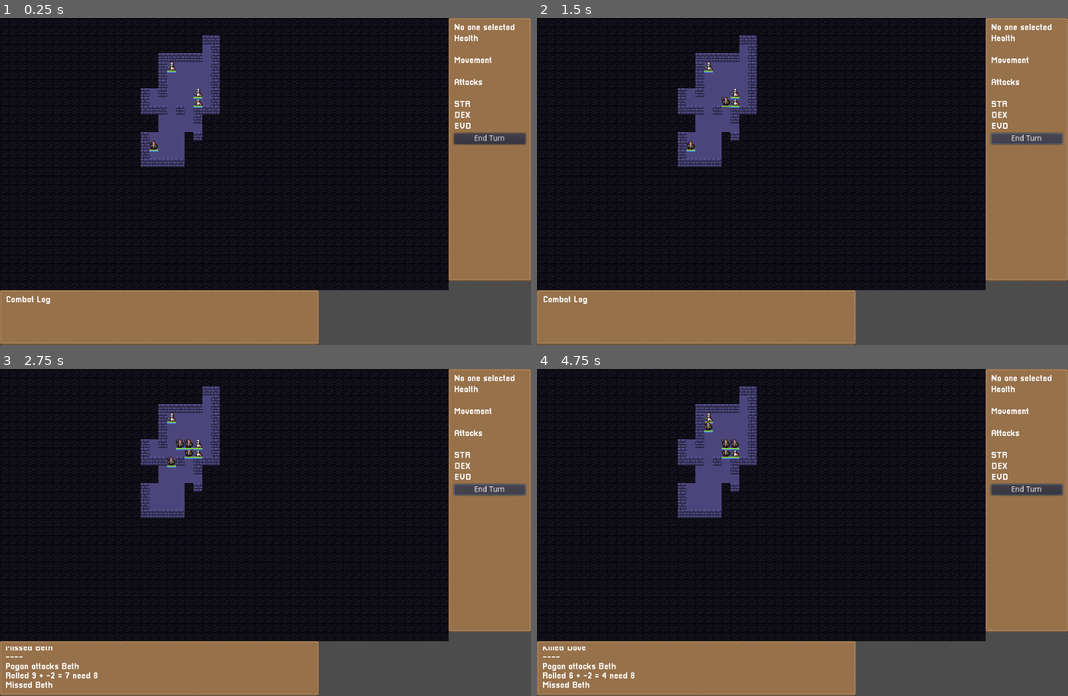
Above: before the commit, frames 1-4 (two rows, left to right).
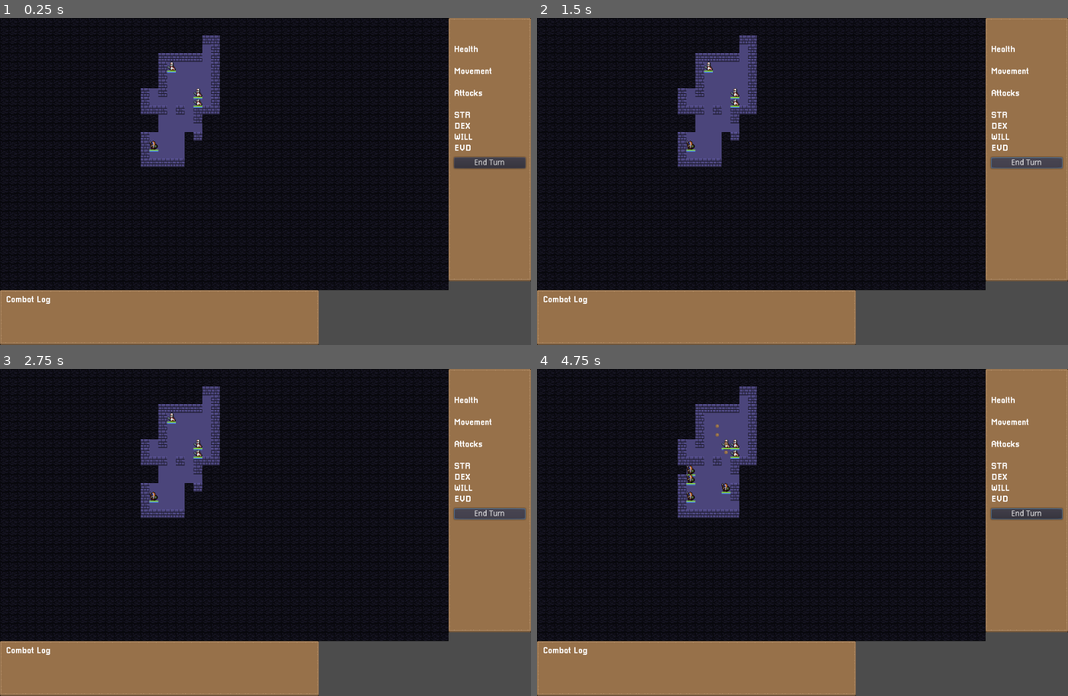
Above: after the commit, the same moments.

Repository: dyerw/ad-infernum
Game: Godot game, scene res://Game.tscn
Same seed, same stepped clock (60 frames per second), same inputs: the game is played once before the commit and once after it.
Inputs (mouse positions are in pixels of both pictures, inside the frame that each line leads up to):
- Up to frame 1 (0.25 s): no input
- Up to frame 2 (1.5 s): click "End Turn" at 0.5 s; click "End Turn" at 1.25 s
- Up to frame 3 (2.75 s): click "End Turn" at 2 s
- Up to frame 4 (4.75 s): tap Enter at 2.75, 4.25 s; move the mouse to (733, 454) at 2.77 s; click (733, 454) at 2.92 s; tap Space at 3.5 s; move the mouse to (706, 418) at 3.52 s; click (706, 418) at 3.67 s; move the mouse to (728, 454) at 4.27 s; click (728, 454) at 4.42 s

The runs differ from the first frame. In frame 1, 1.7% of the frame differs, in the area x 85-100%, y 1-47%; in frame 2, 1.7%; in frame 3, 2.4%; in frame 4, 2.9%, in the area x 1-100%, y 1-98%.
Error after the commit: Parse Error: Parse error: Spaces used before tabs on a line (res://scenes/UnitDisplay.gd:35)

Commit message:
Crusaders can use ability

Diff:
--- a/Game.gd
+++ b/Game.gd
@@ -224,6 +224,9 @@
 	units.selected_unit = null
 	unit_display.clear_entity_details()
 
+func _update_unit_display(unit):
+	unit_display.show_entity_details(unit)
+
 func _select_entity(node):
 	units.selected_unit = node
 	unit_display.show_entity_details(node)
--- a/scenes/Entity.gd
+++ b/scenes/Entity.gd
@@ -2,6 +2,7 @@
 
 # Signals
 signal entity_moved
+signal update_ui
 
 # Audio
 var move_audio
@@ -23,11 +24,15 @@
 var current_health setget _set_current_health
 var current_attack_points
 
+var statuses = []
+var abilities = []
+
 # Stats
 var max_movement_points = 5
 var max_health = 10
 var max_attack_points = 1
 var dexterity = 5
+var willpower = 3
 var evade = 5
 var strength = 3
 var max_damage = 6
@@ -40,7 +45,10 @@
 
 func _set_current_movement_points(n):
 	if movement_bar_sprite:
-		movement_bar_sprite.scale = Vector2(float(n) / float(max_movement_points) ,1)
+		if max_movement_points == 0:
+			movement_bar_sprite.scale = Vector2(0, 1)
+		else:
+			movement_bar_sprite.scale = Vector2(float(n) / float(max_movement_points) ,1)
 	current_movement_points = n
 
 func _set_current_health(n):
@@ -136,8 +144,15 @@
 
 func end_turn(pathing_delegate):
 	yield(get_tree(), "idle_frame")
+	for status in statuses:
+		status.end_turn()
+	for ability in abilities:
+		ability.end_turn()
 	self.current_movement_points = max_movement_points
 	self.current_attack_points = max_attack_points
+
+func ability_used(ability):
+	emit_signal("update_ui")
 
 func _ready():
 	# Audio
@@ -154,4 +169,8 @@
 	self.current_health = max_health
 	self.current_movement_points = max_movement_points
 	current_attack_points = max_attack_points
+
+	for ability in abilities:
+		ability.connect("ability_used", self, "ability_used", [ability])
+
 	_move_without_sound(grid_pos, get_parent())
--- a/scenes/UnitDisplay.gd
+++ b/scenes/UnitDisplay.gd
@@ -1,5 +1,6 @@
 extends Control
 
+var statuses_label
 var movement_points_label
 var name_label
 var health_points_label
@@ -7,11 +8,18 @@
 var attack_points_label
 var str_points_label
 var evd_points_label
+var will_points_label
+
+var ability_button_container
 
 const BAR_MAX_WIDTH = 60
 const BAR_HEIGHT = 10
 
+func foo():
+	print("foo")
+
 func clear_entity_details():
+	remove_unit_ability_buttons()
 	name_label.text = "No one selected"
 	movement_points_label.text = ""
 	health_points_label.text = ""
@@ -19,12 +27,35 @@
 	attack_points_label.text = ""
 	str_points_label.text = ""
 	evd_points_label.text = ""
+	will_points_label.text = ""
+	statuses_label.text = ""
+
+func remove_unit_ability_buttons():
+	for i in range(0, ability_button_container.get_child_count()):
+    	ability_button_container.get_child(i).queue_free()
+
+func render_unit_ability_buttons(unit):
+	for ability in unit.abilities:
+		var ability_button = Button.new()
+		ability_button.text = ability.display_name + " " + String(ability.current_cooldown)
+		ability_button.connect("pressed", ability, "use", [null])
+		ability_button_container.add_child(ability_button)
 
 func show_entity_details(entity):
 	name_label.text = entity.display_name
+
+	remove_unit_ability_buttons()
+	render_unit_ability_buttons(entity)
+
+	var statuses_string = ""
+	for status in entity.statuses:
+		statuses_string += (status.display_name + " " + String(status.duration_left) + ", ")
+	statuses_label.text = statuses_string
+
 	dex_points_label.text = String(entity.dexterity)
 	str_points_label.text = String(entity.strength)
 	evd_points_label.text = String(entity.evade)
+	will_points_label.text = String(entity.willpower)
 	health_points_label.text = String(entity.current_health) + "/" + String(entity.max_health)
 	movement_points_label.text = String(entity.current_movement_points) + "/" + String(entity.max_movement_points)
 	attack_points_label.text = String(entity.current_attack_points) + "/" + String(entity.max_attack_points)
@@ -38,6 +69,9 @@
 	attack_points_label = get_node("UnitDisplayContainer/AttackPointsLabel")
 	evd_points_label = get_node("UnitDisplayContainer/EvdContainer/EvdPointsLabel")
 	str_points_label = get_node("UnitDisplayContainer/StrContainer/StrPointsLabel")
+	will_points_label = get_node("UnitDisplayContainer/WillContainer/WillPointsLabel")
+	statuses_label = get_node("UnitDisplayContainer/StatusesLabel")
+	ability_button_container = get_node("UnitDisplayContainer/AbilityButtonContainer")
 
 	name_label.text = "No one selected"
 
--- a/scenes/UnitDisplay.tscn
+++ b/scenes/UnitDisplay.tscn
@@ -5,7 +5,6 @@
 [ext_resource path="res://fonts/Pixellari.tres" type="DynamicFont" id=3]
 
 [node name="UnitDisplay" type="Control"]
-editor/display_folded = true
 anchor_right = 1.0
 anchor_bottom = 1.0
 margin_right = -874.0
@@ -28,49 +27,56 @@
 margin_bottom = 16.0
 custom_fonts/font = ExtResource( 3 )
 
-[node name="HealthTextLabel" type="Label" parent="UnitDisplayContainer"]
+[node name="StatusesLabel" type="Label" parent="UnitDisplayContainer"]
 margin_top = 20.0
 margin_right = 130.0
 margin_bottom = 36.0
 custom_fonts/font = ExtResource( 3 )
-text = "Health"
 
-[node name="HealthPointsLabel" type="Label" parent="UnitDisplayContainer"]
+[node name="HealthTextLabel" type="Label" parent="UnitDisplayContainer"]
 margin_top = 40.0
 margin_right = 130.0
 margin_bottom = 56.0
 custom_fonts/font = ExtResource( 3 )
+text = "Health"
 
-[node name="MovementTextLabel" type="Label" parent="UnitDisplayContainer"]
+[node name="HealthPointsLabel" type="Label" parent="UnitDisplayContainer"]
 margin_top = 60.0
 margin_right = 130.0
 margin_bottom = 76.0
 custom_fonts/font = ExtResource( 3 )
-text = "Movement"
 
-[node name="MovementPointsLabel" type="Label" parent="UnitDisplayContainer"]
+[node name="MovementTextLabel" type="Label" parent="UnitDisplayContainer"]
 margin_top = 80.0
 margin_right = 130.0
 margin_bottom = 96.0
 custom_fonts/font = ExtResource( 3 )
+text = "Movement"
 
-[node name="AttackTextLabel" type="Label" parent="UnitDisplayContainer"]
+[node name="MovementPointsLabel" type="Label" parent="UnitDisplayContainer"]
 margin_top = 100.0
 margin_right = 130.0
 margin_bottom = 116.0
 custom_fonts/font = ExtResource( 3 )
-text = "Attacks"
 
-[node name="AttackPointsLabel" type="Label" parent="UnitDisplayContainer"]
+[node name="AttackTextLabel" type="Label" parent="UnitDisplayContainer"]
 margin_top = 120.0
 margin_right = 130.0
 margin_bottom = 136.0
 custom_fonts/font = ExtResource( 3 )
+text = "Attacks"
 
-[node name="StrContainer" type="HBoxContainer" parent="UnitDisplayContainer"]
+[node name="AttackPointsLabel" type="Label" parent="UnitDisplayContainer"]
 margin_top = 140.0
 margin_right = 130.0
 margin_bottom = 156.0
+custom_fonts/font = ExtResource( 3 )
+
+[node name="StrContainer" type="HBoxContainer" parent="UnitDisplayContainer"]
+editor/display_folded = true
+margin_top = 160.0
+margin_right = 130.0
+margin_bottom = 176.0
 
 [node name="StrTextLabel" type="Label" parent="UnitDisplayContainer/StrContainer"]
 margin_right = 30.0
@@ -85,9 +91,10 @@
 custom_fonts/font = ExtResource( 3 )
 
 [node name="DexContainer" type="HBoxContainer" parent="UnitDisplayContainer"]
-margin_top = 160.0
+editor/display_folded = true
+margin_top = 180.0
 margin_right = 130.0
-margin_bottom = 176.0
+margin_bottom = 196.0
 
 [node name="DexTextLabel" type="Label" parent="UnitDisplayContainer/DexContainer"]
 margin_right = 30.0
@@ -102,10 +109,29 @@
 custom_fonts/font = ExtResource( 3 )
 align = 2
 
+[node name="WillContainer" type="HBoxContainer" parent="UnitDisplayContainer"]
+editor/display_folded = true
+margin_top = 200.0
+margin_right = 130.0
+margin_bottom = 216.0
+
+[node name="WillTextLabel" type="Label" parent="UnitDisplayContainer/WillContainer"]
+margin_right = 34.0
+margin_bottom = 16.0
+custom_fonts/font = ExtResource( 3 )
+text = "WILL"
+
+[node name="WillPointsLabel" type="Label" parent="UnitDisplayContainer/WillContainer"]
+margin_left = 38.0
+margin_right = 38.0
+margin_bottom = 16.0
+custom_fonts/font = ExtResource( 3 )
+
 [node name="EvdContainer" type="HBoxContainer" parent="UnitDisplayContainer"]
-margin_top = 180.0
+editor/display_folded = true
+margin_top = 220.0
 margin_right = 130.0
-margin_bottom = 196.0
+margin_bottom = 236.0
 
 [node name="EvdTextLabel" type="Label" parent="UnitDisplayContainer/EvdContainer"]
 margin_right = 31.0
@@ -119,10 +145,15 @@
 margin_bottom = 16.0
 custom_fonts/font = ExtResource( 3 )
 
+[node name="AbilityButtonContainer" type="VBoxContainer" parent="UnitDisplayContainer"]
+margin_top = 240.0
+margin_right = 130.0
+margin_bottom = 240.0
+
 [node name="EndTurnButton" type="Button" parent="UnitDisplayContainer"]
-margin_top = 200.0
+margin_top = 244.0
 margin_right = 130.0
-margin_bottom = 220.0
+margin_bottom = 264.0
 text = "End Turn"
 
 [connection signal="pressed" from="UnitDisplayContainer/EndTurnButton" to="." method="_on_EndTurnButton_pressed"]
--- /dev/null
+++ b/scenes/classes/Crusader.gd
@@ -0,0 +1,8 @@
+extends "res://scenes/Entity.gd"
+
+var ReligiousFervor = load("res://scripts/abilities/ReligiousFervor.gd")
+
+func _ready():
+	var religious_fervor = ReligiousFervor.new(self)
+	abilities.push_back(religious_fervor)
+	._ready()
--- /dev/null
+++ b/scenes/classes/Crusader.tscn
@@ -0,0 +1,7 @@
+[gd_scene load_steps=3 format=2]
+
+[ext_resource path="res://scenes/Entity.tscn" type="PackedScene" id=1]
+[ext_resource path="res://scenes/classes/Crusader.gd" type="Script" id=2]
+
+[node name="Entity" instance=ExtResource( 1 )]
+script = ExtResource( 2 )
--- a/scripts/Units.gd
+++ b/scripts/Units.gd
@@ -1,8 +1,10 @@
 extends Node
 
 var Entity = preload("res://scenes/Entity.tscn")
+var Crusader = preload("res://scenes/classes/Crusader.tscn")
 var EnemyEntity = preload("res://scenes/EnemyEntity.tscn")
 const Rand = preload("res://utils/Rand.gd")
+const StatusHelper = preload("res://scripts/status/StatusHelper.gd")
 
 var units = []
 var selected_unit
@@ -69,9 +71,10 @@
 		positions.remove(positions.find(p))
 
 func _add_player_unit(x, y, name):
-	var e = Entity.instance()
+	var e = Crusader.instance()
 	e.init(x, y, name)
 	_game.add_child(e)
+	e.connect("update_ui", _game, "_update_unit_display", [e])
 	units.push_back(e)
 	return e
 
--- /dev/null
+++ b/scripts/abilities/BaseAbility.gd
@@ -0,0 +1,19 @@
+var base_cooldown
+var current_cooldown
+var user_unit
+
+signal ability_used
+
+var display_name = "Base Ability"
+
+func _init(_user_unit):
+	user_unit = _user_unit
+	current_cooldown = 0
+
+func use(target):
+	current_cooldown = base_cooldown - user_unit.willpower
+	emit_signal("ability_used")
+
+func end_turn():
+	if current_cooldown > 0:
+		current_cooldown -= 1
--- /dev/null
+++ b/scripts/abilities/ReligiousFervor.gd
@@ -0,0 +1,11 @@
+extends "res://scripts/abilities/BaseAbility.gd"
+const StatusHelper = preload("res://scripts/status/StatusHelper.gd")
+
+func _init(_user_unit).(_user_unit):
+	display_name = "Religious Fervor"
+	base_cooldown = 10
+
+func use(target):
+	if current_cooldown == 0:
+		StatusHelper.fervent(user_unit, 3)
+		.use(target)
--- /dev/null
+++ b/scripts/status/BaseStatus.gd
@@ -0,0 +1,20 @@
+var duration
+var duration_left
+var unit
+var display_name
+
+func init(_duration):
+	duration = _duration
+	duration_left = _duration
+
+func end_turn():
+	self.duration_left -= 1
+	if self.duration_left == 0:
+		self.unapply()
+
+func apply(_unit):
+	unit = _unit
+	unit.statuses.push_back(self)
+
+func unapply():
+	unit.statuses.remove(unit.statuses.find(self))
--- /dev/null
+++ b/scripts/status/Fervent.gd
@@ -0,0 +1,12 @@
+extends "res://scripts/status/BaseStatus.gd"
+
+func _init():
+	self.display_name = "Fervent"
+
+func apply(_unit):
+	_unit.strength += 5
+	.apply(_unit)
+
+func unapply():
+	unit.strength -= 5
+	.unapply()
--- /dev/null
+++ b/scripts/status/StatusHelper.gd
@@ -0,0 +1,12 @@
+const Stunned = preload("res://scripts/status/Stunned.gd")
+const Fervent = preload("res://scripts/status/Fervent.gd")
+
+static func stun(unit, duration):
+	var stunned = Stunned.new()
+	stunned.init(duration)
+	stunned.apply(unit)
+
+static func fervent(unit, duration):
+	var fervent = Fervent.new()
+	fervent.init(duration)
+	fervent.apply(unit)
--- /dev/null
+++ b/scripts/status/Stunned.gd
@@ -0,0 +1,19 @@
+extends "res://scripts/status/BaseStatus.gd"
+
+var original_attack_points
+var original_movement_points
+
+func _init():
+	self.display_name = "Stunned"
+
+func apply(_unit):
+	self.original_attack_points = _unit.max_attack_points
+	self.original_movement_points = _unit.max_movement_points
+	_unit.max_attack_points = 0
+	_unit.max_movement_points = 0
+	.apply(_unit)
+
+func unapply():
+	unit.max_attack_points = original_attack_points
+	unit.max_movement_points = original_movement_points
+	.unapply()
